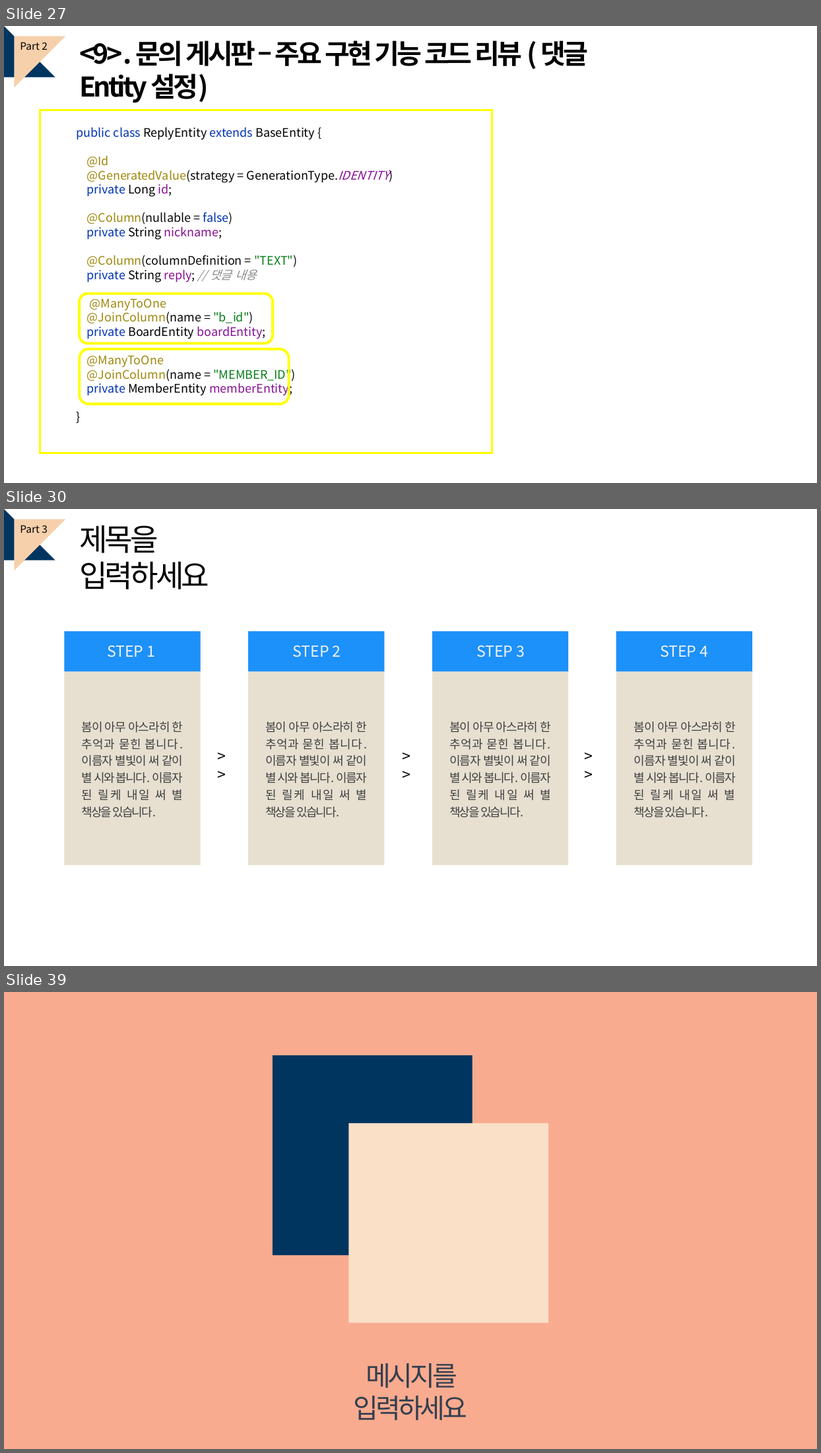
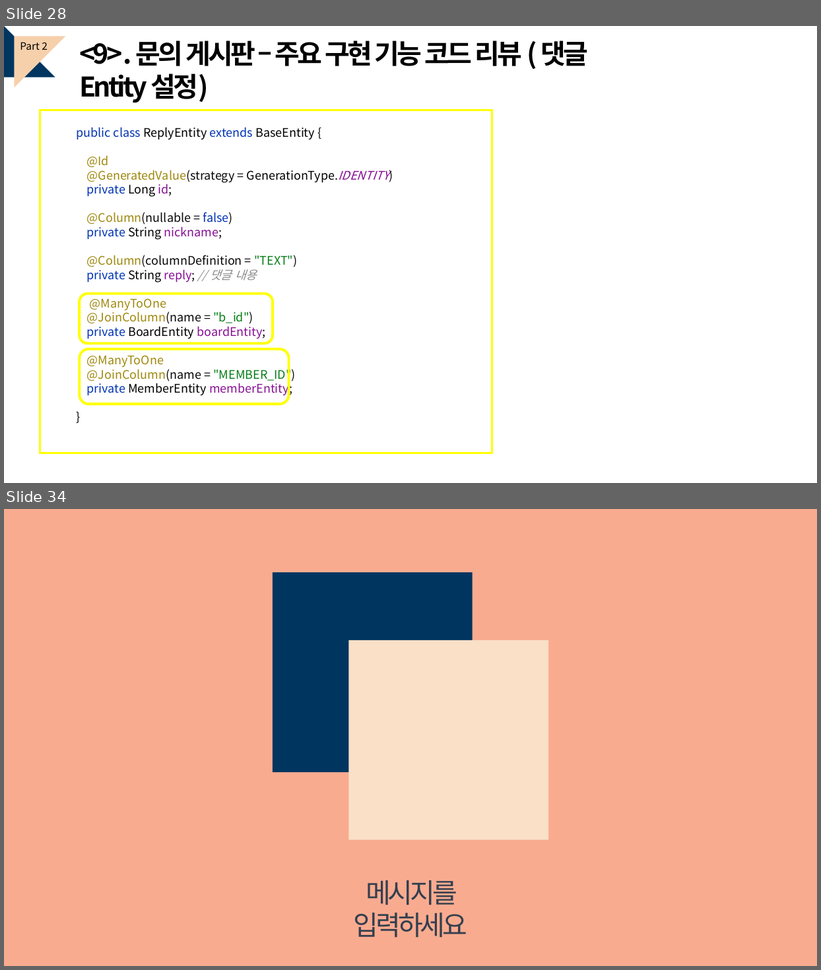
Before and after one commit to kwonminji-v/FinalProject_Book, a slide deck: 프로젝트 ppt/최종 ppt 템플릿.pptx. Shown one above the other, each under a label of ours: slides 27, 30 and 39 before the commit, slides 28 and 34 after it; the slides between them are not shown. The pictures are 821x1453 and 821x970 pixels, drawn with LibreOffice and Linux fonts; fonts in the diff are those of the drawing. Boxes give left, top, right and bottom in pixels: in the first picture for what was removed or moved away, otherwise in the second. Text is boxed around its words. In the diff, an @@ line names an element or a change of style, - is before the commit and + after.

```diff
--- a/프로젝트 ppt/최종 ppt 템플릿.pptx
+++ b/프로젝트 ppt/최종 ppt 템플릿.pptx
@@ slide 30 removed at <box>4,509,817,966</box>, background #FFFFFF @@
@@ right triangle removed at <box>4,509,55,560</box> @@
@@ right triangle removed at <box>15,520,65,570</box> @@
@@ text removed at <box>20,525,48,533</box> @@
-Part 3
@@ text removed at <box>79,525,209,590</box> @@
-제목을 입력하세요
@@ rectangle removed at <box>64,632,201,866</box> @@
@@ rectangle removed at <box>64,632,201,672</box> @@
@@ text removed at <box>107,645,156,657</box> @@
-STEP 1
@@ rectangle removed at <box>249,632,385,866</box> @@
@@ rectangle removed at <box>249,632,385,672</box> @@
@@ text removed at <box>292,645,341,657</box> @@
-STEP 2
@@ rectangle removed at <box>432,632,568,866</box> @@
@@ rectangle removed at <box>432,632,568,672</box> @@
@@ text removed at <box>477,645,525,657</box> @@
-STEP 3
@@ rectangle removed at <box>616,632,752,866</box> @@
@@ rectangle removed at <box>616,632,752,672</box> @@
@@ text removed at <box>660,645,709,657</box> @@
-STEP 4
@@ text removed at <box>82,722,184,818</box> @@
-봄이 아무 아스라히 한 추억과 묻힌 봅니다. 이름자 별빛이 써 같이 별 시와 봅니다. 이름자 된 릴케 내일 써 별 책상을 있습니다.
@@ text removed at <box>265,722,368,818</box> @@
-봄이 아무 아스라히 한 추억과 묻힌 봅니다. 이름자 별빛이 써 같이 별 시와 봅니다. 이름자 된 릴케 내일 써 별 책상을 있습니다.
@@ text removed at <box>450,722,551,818</box> @@
-봄이 아무 아스라히 한 추억과 묻힌 봅니다. 이름자 별빛이 써 같이 별 시와 봅니다. 이름자 된 릴케 내일 써 별 책상을 있습니다.
@@ text removed at <box>634,722,736,818</box> @@
-봄이 아무 아스라히 한 추억과 묻힌 봅니다. 이름자 별빛이 써 같이 별 시와 봅니다. 이름자 된 릴케 내일 써 별 책상을 있습니다.
@@ text removed at <box>211,744,238,768</box> @@
->>
@@ text removed at <box>396,744,422,768</box> @@
->>
@@ text removed at <box>579,744,605,768</box> @@
->>
@@ what was slide 27 is now slide 28 @@
@@ what was slide 39 is now slide 34 @@
```
Also in this commit, not shown: 13 slides changed, 10 slides added, 14 other slides removed, 25 other files.
